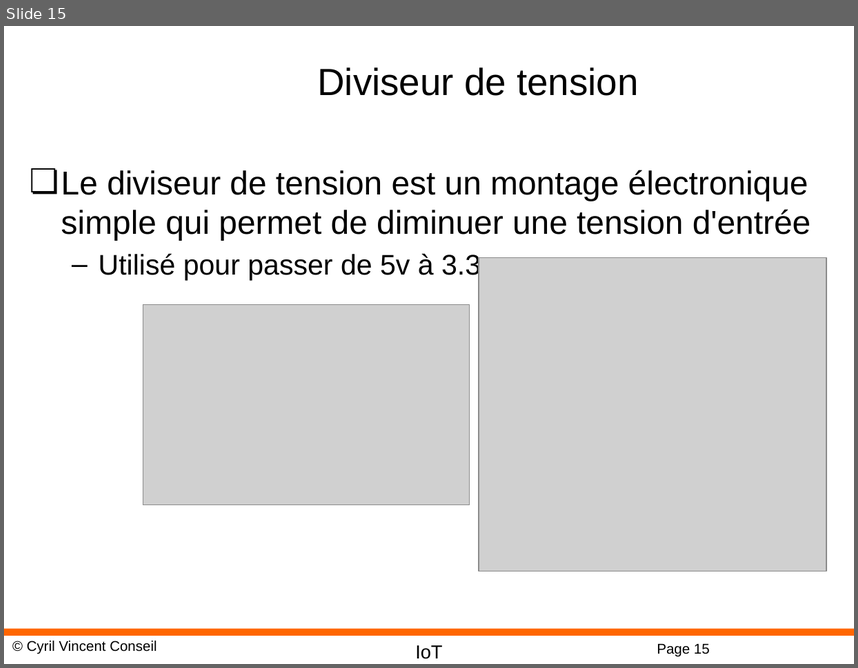
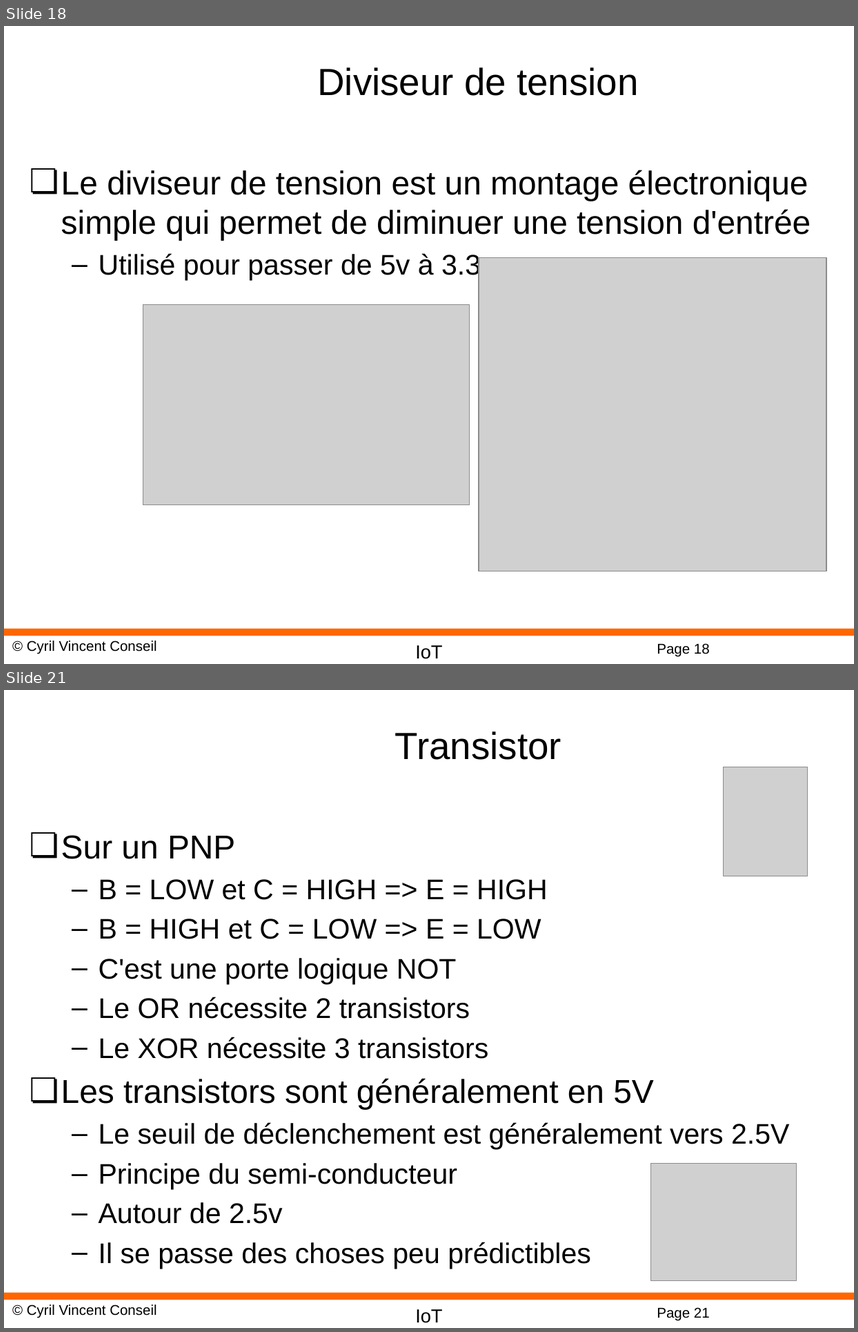
Before and after one commit to cyrilvincent/IoT, a slide deck: ppt/IoT03-Electricity.pptx. Shown one above the other, each under a label of ours: slide 15 before the commit, slides 18 and 21 after it; the slides between them are not shown. The pictures are 858x668 and 858x1332 pixels, drawn with LibreOffice and Linux fonts; fonts in the diff are those of the drawing; grey boxes stand for pictures; background and template pictures are left out. Boxes give left, top, right and bottom in pixels: in the first picture for what was removed or moved away, otherwise in the second. Text is boxed around its words. In the diff, an @@ line names an element or a change of style, - is before the commit and + after.

```diff
--- a/ppt/IoT03-Electricity.pptx
+++ b/ppt/IoT03-Electricity.pptx
@@ slide 21 added at [4,690,854,1328], background #FFFFFF; not listed: 4 template elements that a slide beside it also shows @@
@@ title added at [395,731,562,760], 32 pt, text #000000 @@
+Transistor
@@ picture added at [723,767,807,876] @@
@@ text added at [61,835,789,1268], 24 pt, text #000000 @@
+❏ Sur un PNP
+  – B = LOW et C = HIGH => E = HIGH
+  – B = HIGH et C = LOW => E = LOW
+  – C'est une porte logique NOT
+  – Le OR nécessite 2 transistors
+  – Le XOR nécessite 3 transistors
+❏ Les transistors sont généralement en 5V
+  – Le seuil de déclenchement est généralement vers 2.5V
+  – Principe du semi-conducteur
+  – Autour de 2.5v
+  – Il se passe des choses peu prédictibles
@@ picture added at [651,1163,797,1280] @@
@@ what was slide 15 is now slide 18 @@
@@ page number at [657,643,710,657]: text changed @@
-Page 15
+Page 18
```
Also in this commit, not shown: 3 slides changed, 8 other slides added, 1 slide removed, 14 other files.
